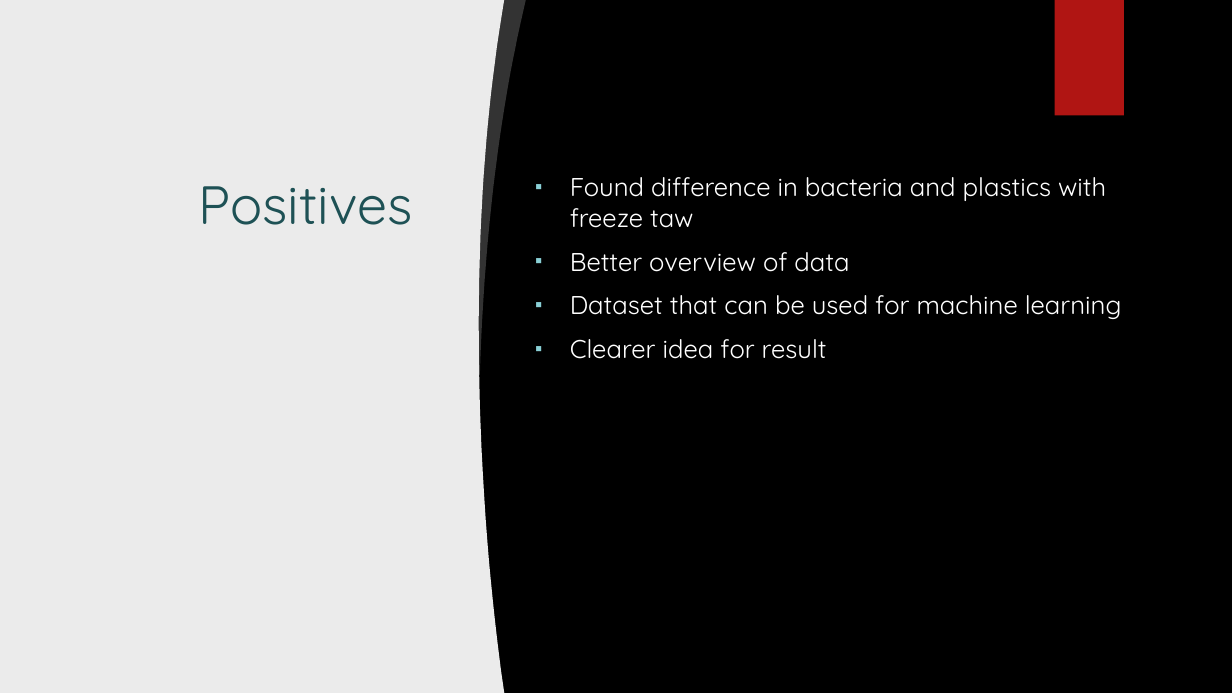
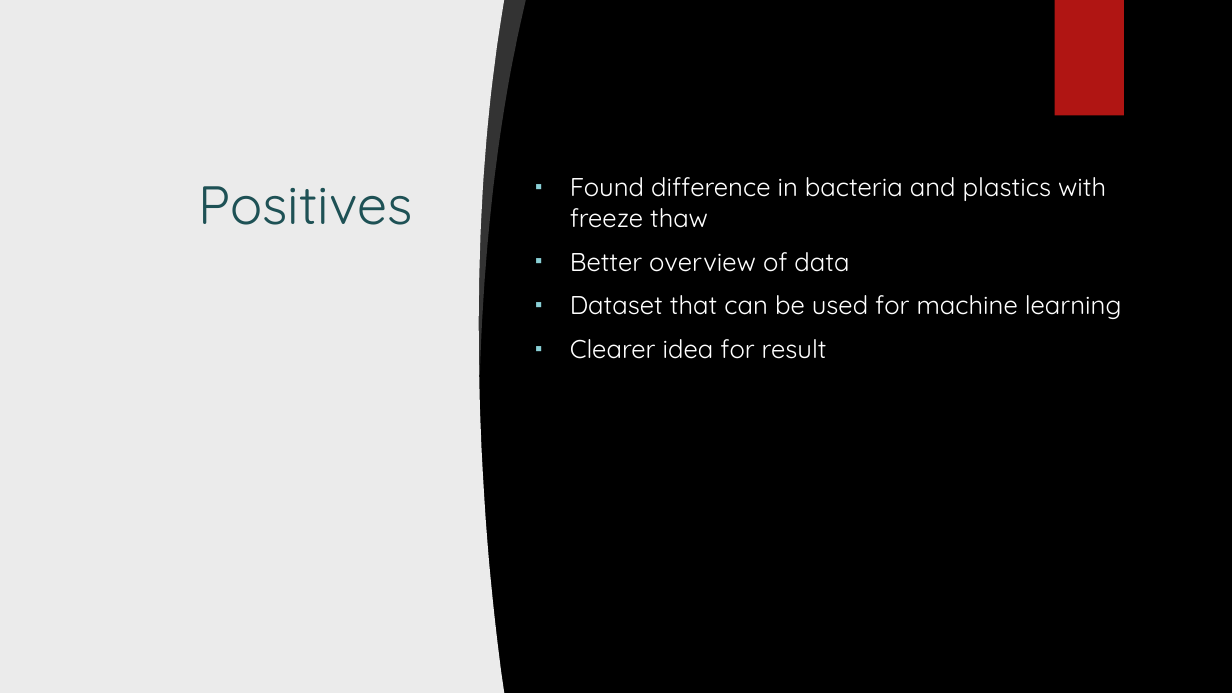
Before and after one commit to PascalVisser/bioplastic_degradation, a slide deck: slide 10 of EndofsprintPresentation.pptx. Drawn at 1232x693 pixels with LibreOffice and Linux fonts; fonts in the diff are those of the drawing; background and template pictures are left out. Boxes give left, top, right and bottom in pixels: in the first picture for what was removed or moved away, otherwise in the second. Text is boxed around its words. In the diff, an @@ line names an element or a change of style, - is before the commit and + after.

Commit message:
correction

```diff
--- a/EndofsprintPresentation.pptx
+++ b/EndofsprintPresentation.pptx
@@ text at <box>570,177,1106,228</box>: text changed @@
-▪ Found difference in bacteria and plastics with freeze taw
+▪ Found difference in bacteria and plastics with freeze thaw
```
